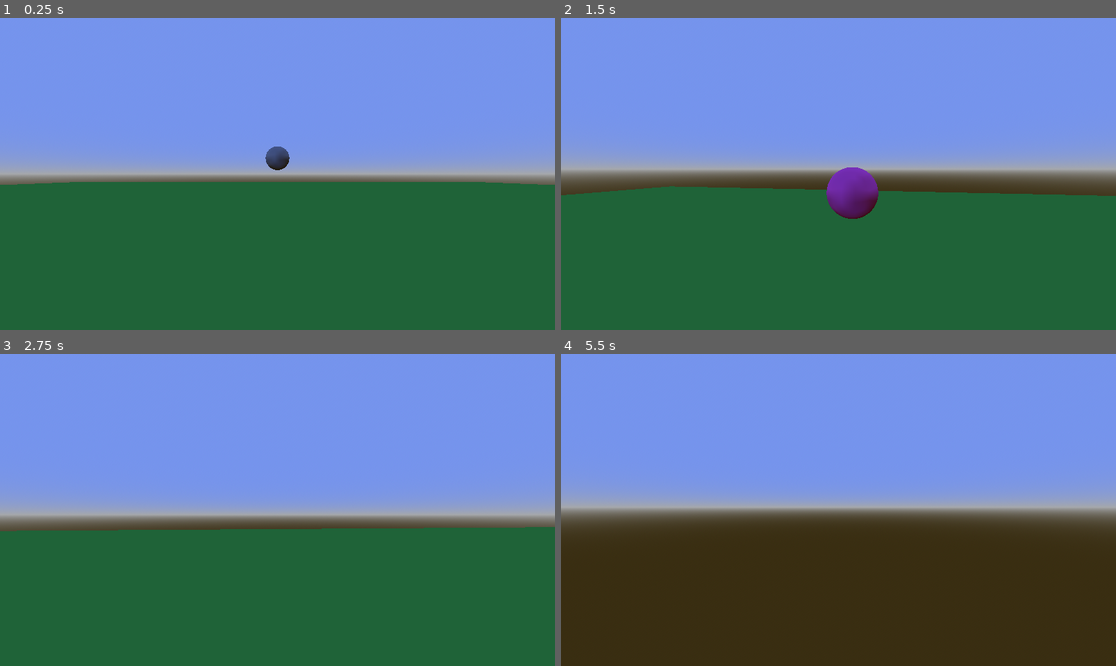
Above: before the commit, frames 1-4 (two rows, left to right).
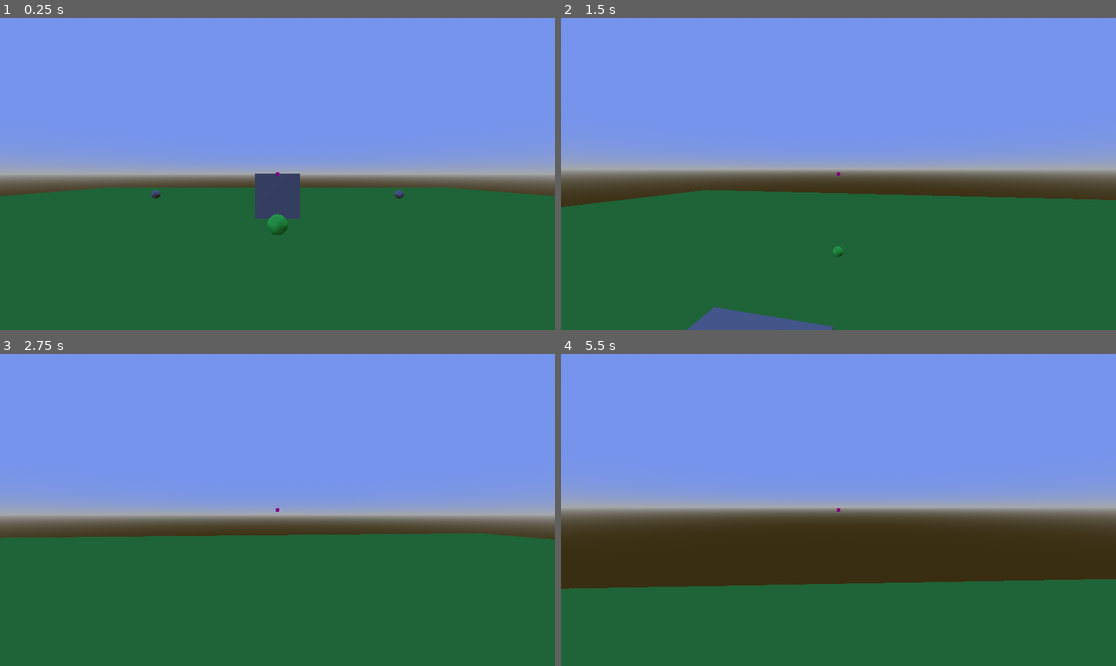
Above: after the commit, the same moments.

Repository: Tsanzevino/Nomad
Game: Godot game, scene res://World/Test.tscn
Two runs of this game, one before a commit and one after it. Both use one fixed random seed, a clock stepped at 60 frames per second and the inputs below.
Inputs (mouse positions are in pixels of both pictures, inside the frame that each line leads up to):
- Up to frame 1 (0.25 s): no input
- Up to frame 2 (1.5 s): tap Enter at 0.5 s; move the mouse to (866, 174) at 0.52 s; hold W (move_forward) from 0.53 s (still down); tap Down (camera_down) at 0.6 s; tap Space (jump) at 0.77 s; move the mouse to (810, 174) at 1.27 s; tap Left (camera_left) at 1.35 s
- Up to frame 3 (2.75 s): keep holding W (move_forward); tap Space (jump) at 1.52 s; move the mouse to (288, 503) at 2.02 s; tap Right (camera_right) at 2.1 s
- Up to frame 4 (5.5 s): keep holding W (move_forward); move the mouse to (832, 516) at 2.77 s; tap Up (camera_up) at 2.85 s; tap Space (jump) at 3.02, 3.77, 4.52 s; move the mouse to (877, 513) at 3.52 s; tap E (interact) at 3.6 s; tap Escape (ui_cancel) at 4.15 s; move the mouse to (794, 506) at 4.27 s; tap Shift (sprint) at 4.35 s; move the mouse to (844, 510) at 5.02 s; tap Down (camera_down) at 5.1 s

The runs differ from the first frame. In frame 1, 3.6% of the frame differs, in the area x 0-100%, y 41-70%; in frame 2, 3.8%; in frame 3, 2.1%; in frame 4, 26%, in the area x 0-100%, y 49-100%.

Commit message:
Fixed interactor

Diff:
--- a/Interact/Interactor/interactor.gd
+++ b/Interact/Interactor/interactor.gd
@@ -44,30 +44,30 @@
 	targets.remove_at(targets.find(area))
 
 func get_best_target() -> Interactable:
-	var camera_transform = owner.get_camera_transform()
-	var newTarget = null
-	var highest_dot = MAX_DOT
+	var forward : Vector3 = owner.get_forward()
+	var newTarget : Interactable = null
+	var highest_dot : float = MAX_DOT
 	for target : Interactable in targets:
 		# Creating Variables for readability.
 		var targetPos : Vector3 = target.global_position
-		var camForward : Vector3 = -camera_transform.basis.z
-		var camPos : Vector3 = camera_transform.origin
-		var targetDirection = camPos.direction_to(targetPos)
-		var dot := camForward.dot(targetDirection)
+		var targetDirection = global_position.direction_to(targetPos)
+		var dot := forward.dot(targetDirection)
 		if dot > highest_dot:
 			# Create a raycast to check if the pathway is clear
 			# to the grappling point
 			var ray : RayCast3D = RayCast3D.new()
-			ray.target_position = targetPos - camPos
+			ray.target_position = targetPos - global_position
+			ray.collision_mask = 1
 			add_child(ray)
+			ray.global_basis = Basis()
 			ray.force_raycast_update()
 			remove_child(ray)
 			# Checks if clear before continuing
 			if (!ray.is_colliding()):
-			# Calculating the dot product from the forward vector of the camera
-			# to the direction from player to target.
-			# This dot product will be 1.0 if the player is looking directly
-			# at the target.
+				# Calculating the dot product from the forward vector of the camera
+				# to the direction from player to target.
+				# This dot product will be 1.0 if the player is looking directly
+				# at the target.
 				highest_dot = dot
 				newTarget = target
 	return newTarget
--- a/Player/Camera/ThirdPersonCamera.tscn
+++ b/Player/Camera/ThirdPersonCamera.tscn
@@ -6,7 +6,8 @@
 
 [node name="ThirdPersonCamera" type="SpringArm3D"]
 shape = SubResource("SphereShape3D_3g6g1")
-spring_length = 0.0
+spring_length = 8.0
 script = ExtResource("1_exjlg")
 
 [node name="Camera3D" type="Camera3D" parent="."]
+cull_mask = 1048573
--- a/Player/Camera/third_person_camera.gd
+++ b/Player/Camera/third_person_camera.gd
@@ -18,6 +18,10 @@
 	(get_parent() as Node3D).rotation.y -= input.x
 	rotation.x = clamp(rotation.x - input.y, deg_to_rad(-pitch_limit), deg_to_rad(pitch_limit))
 
+	if (Input.is_action_just_pressed("ui_cancel")):
+		Input.mouse_mode = Input.MOUSE_MODE_VISIBLE
+
+
 func _input(event):
 	# Actual Camera controls
 	if (not event is InputEventMouseMotion): return
@@ -27,5 +31,5 @@
 	rotation.x = clamp(rotation.x - input.y, deg_to_rad(-pitch_limit), deg_to_rad(pitch_limit))
 
 
-func get_camera_transform():
-	return $Camera3D.global_transform
+func get_camera_forward():
+	return -$Camera3D.global_basis.z
--- a/Player/Player.tscn
+++ b/Player/Player.tscn
@@ -9,36 +9,34 @@
 [sub_resource type="StandardMaterial3D" id="StandardMaterial3D_q3lat"]
 albedo_color = Color(0.478431, 0, 0, 1)
 
-[sub_resource type="CapsuleMesh" id="CapsuleMesh_q3lat"]
-
-[sub_resource type="StandardMaterial3D" id="StandardMaterial3D_tok1r"]
-albedo_color = Color(1, 0, 1, 1)
-
 [sub_resource type="CapsuleShape3D" id="CapsuleShape3D_l2ndj"]
 
 [sub_resource type="SphereShape3D" id="SphereShape3D_ddoul"]
 radius = 5.0
 
+[sub_resource type="PlaceholderTexture2D" id="PlaceholderTexture2D_tok1r"]
+
 [node name="Player" type="CharacterBody3D" groups=["Player"]]
+collision_layer = 2
+collision_mask = 5
 script = ExtResource("1_3qydi")
 
 [node name="Pivot" type="Node3D" parent="."]
 unique_name_in_owner = true
 
 [node name="BodyModel" type="MeshInstance3D" parent="Pivot"]
+transform = Transform3D(1, 0, 0, 0, 1, 0, 0, 0, 1, 0, -1, 0)
+layers = 2
 mesh = SubResource("CapsuleMesh_l2ndj")
 surface_material_override/0 = SubResource("StandardMaterial3D_q3lat")
 
-[node name="MeshInstance3D" type="MeshInstance3D" parent="Pivot"]
-transform = Transform3D(-8.74228e-09, -0.2, 0, 0.2, -8.74228e-09, 0, 0, 0, 0.2, 0, 1, -0.47895)
-mesh = SubResource("CapsuleMesh_q3lat")
-surface_material_override/0 = SubResource("StandardMaterial3D_tok1r")
-
 [node name="CollisionShape3D" type="CollisionShape3D" parent="."]
+transform = Transform3D(1, 0, 0, 0, 1, 0, 0, 0, 1, 0, -1, 0)
 shape = SubResource("CapsuleShape3D_l2ndj")
 
 [node name="ThirdPersonCamera" parent="." instance=ExtResource("2_q3lat")]
 unique_name_in_owner = true
+spring_length = 0.01
 
 [node name="Interactor" type="Area3D" parent="."]
 script = ExtResource("3_tok1r")
@@ -46,3 +44,21 @@
 
 [node name="CollisionShape3D" type="CollisionShape3D" parent="Interactor"]
 shape = SubResource("SphereShape3D_ddoul")
+
+[node name="CanvasLayer" type="CanvasLayer" parent="."]
+
+[node name="TextureRect" type="TextureRect" parent="CanvasLayer"]
+anchors_preset = 8
+anchor_left = 0.5
+anchor_top = 0.5
+anchor_right = 0.5
+anchor_bottom = 0.5
+offset_left = -4.0
+offset_top = -4.0
+offset_right = 4.0
+offset_bottom = 4.0
+grow_horizontal = 2
+grow_vertical = 2
+size_flags_horizontal = 4
+size_flags_vertical = 4
+texture = SubResource("PlaceholderTexture2D_tok1r")
--- a/Player/player_movement.gd
+++ b/Player/player_movement.gd
@@ -24,7 +24,7 @@
 		velocity.z = direction.z * WALK_SPEED
 
 	# Rotate the character to point in the direction of the movement
-	if (%ThirdPersonCamera.spring_length > 1.0):
+	if (%ThirdPersonCamera.spring_length != 0.0):
 		if (direction.length() > 0):
 			%Pivot.look_at(position + direction)
 	else:
@@ -32,5 +32,10 @@
 	# Apply the velocities
 	move_and_slide()
 
-func get_camera_transform():
-	return %ThirdPersonCamera.get_camera_transform()
+func get_forward() -> Vector3:
+	var camForward : Vector3 = %ThirdPersonCamera.get_camera_forward()
+	if (%ThirdPersonCamera.spring_length == 0.0):
+		return camForward
+	else:
+		# Correct this to account for pivot
+		return camForward
--- a/World/Test.tscn
+++ b/World/Test.tscn
@@ -8,6 +8,8 @@
 albedo_color = Color(0.27451, 0.678431, 0.203922, 1)
 
 [sub_resource type="SphereMesh" id="SphereMesh_ramaq"]
+radius = 0.1
+height = 0.2
 
 [sub_resource type="StandardMaterial3D" id="StandardMaterial3D_ramaq"]
 
@@ -18,6 +20,7 @@
 albedo_color = Color(1, 0.313726, 0.788235, 1)
 
 [sub_resource type="SphereShape3D" id="SphereShape3D_3c1nr"]
+radius = 0.1
 
 [node name="Test" type="Node3D"]
 
@@ -31,10 +34,10 @@
 environment = ExtResource("1_maf25")
 
 [node name="Player" parent="." instance=ExtResource("2_1pd7n")]
-transform = Transform3D(1, 0, 0, 0, 1, 0, 0, 0, 1, 0, 1.11429, 0)
+transform = Transform3D(1, 0, 0, 0, 1, 0, 0, 0, 1, 0, 2, 5)
 
 [node name="MeshInstance3D" type="MeshInstance3D" parent="."]
-transform = Transform3D(1, 0, 0, 0, 1, 0, 0, 0, 1, 0, 1.66782, -8.57953)
+transform = Transform3D(1, 0, 0, 0, 1, 0, 0, 0, 1, 3, 1.5, 0)
 mesh = SubResource("SphereMesh_ramaq")
 skeleton = NodePath("Interactable")
 
@@ -47,3 +50,52 @@
 
 [node name="CollisionShape3D" type="CollisionShape3D" parent="MeshInstance3D/Interactable"]
 shape = SubResource("SphereShape3D_3c1nr")
+
+[node name="MeshInstance3D2" type="MeshInstance3D" parent="."]
+transform = Transform3D(1, 0, 0, 0, 1, 0, 0, 0, 1, -3, 1.5, 0)
+mesh = SubResource("SphereMesh_ramaq")
+skeleton = NodePath("Interactable")
+
+[node name="Interactable" type="Area3D" parent="MeshInstance3D2"]
+script = ExtResource("3_ramaq")
+inactiveMat = SubResource("StandardMaterial3D_ramaq")
+activeMat = SubResource("StandardMaterial3D_3c1nr")
+targettedMat = SubResource("StandardMaterial3D_a0j1j")
+metadata/_custom_type_script = "uid://domg0kmjyeiry"
+
+[node name="CollisionShape3D" type="CollisionShape3D" parent="MeshInstance3D2/Interactable"]
+shape = SubResource("SphereShape3D_3c1nr")
+
+[node name="MeshInstance3D3" type="MeshInstance3D" parent="."]
+transform = Transform3D(1, 0, 0, 0, 1, 0, 0, 0, 1, 0, 1.5, -3)
+mesh = SubResource("SphereMesh_ramaq")
+skeleton = NodePath("Interactable")
+
+[node name="Interactable" type="Area3D" parent="MeshInstance3D3"]
+script = ExtResource("3_ramaq")
+inactiveMat = SubResource("StandardMaterial3D_ramaq")
+activeMat = SubResource("StandardMaterial3D_3c1nr")
+targettedMat = SubResource("StandardMaterial3D_a0j1j")
+metadata/_custom_type_script = "uid://domg0kmjyeiry"
+
+[node name="CollisionShape3D" type="CollisionShape3D" parent="MeshInstance3D3/Interactable"]
+shape = SubResource("SphereShape3D_3c1nr")
+
+[node name="MeshInstance3D4" type="MeshInstance3D" parent="."]
+transform = Transform3D(1, 0, 0, 0, 1, 0, 0, 0, 1, 0, 1.5, 3)
+mesh = SubResource("SphereMesh_ramaq")
+skeleton = NodePath("Interactable")
+
+[node name="Interactable" type="Area3D" parent="MeshInstance3D4"]
+script = ExtResource("3_ramaq")
+inactiveMat = SubResource("StandardMaterial3D_ramaq")
+activeMat = SubResource("StandardMaterial3D_3c1nr")
+targettedMat = SubResource("StandardMaterial3D_a0j1j")
+metadata/_custom_type_script = "uid://domg0kmjyeiry"
+
+[node name="CollisionShape3D" type="CollisionShape3D" parent="MeshInstance3D4/Interactable"]
+shape = SubResource("SphereShape3D_3c1nr")
+
+[node name="CSGBox3D2" type="CSGBox3D" parent="."]
+transform = Transform3D(1, 0, 0, 0, 1, 0, 0, 0, 1, 0, 1.5, 0)
+use_collision = true
Not shown: 1 places in Player/Player.tscn that only renumber resources
Not shown, changed: .gitignore
